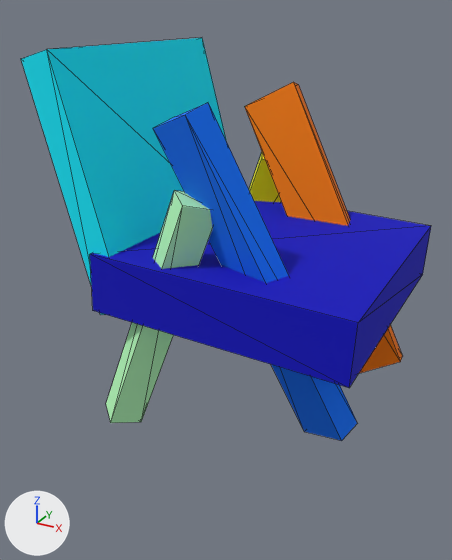
The OBJ model train_preds/train_0_6cfc437d8ec6ce7413d48601aed73697.obj as it was, and as the next commit left it.
Both versions are drawn from a camera (50 mm lens) standing at (0.49, -0.993, 0.413) and looking at (-0.033, -0.041, -0.063). Lighting does not change. The marker at lower left points along +X, +Y and +Z. Mesh edges are drawn as thin lines. Where no turn or scale is listed for an object, it has been applied to the vertices.

In view in the first picture: 'train_0_6cfc437d8ec6ce7413d48601aed73697'.
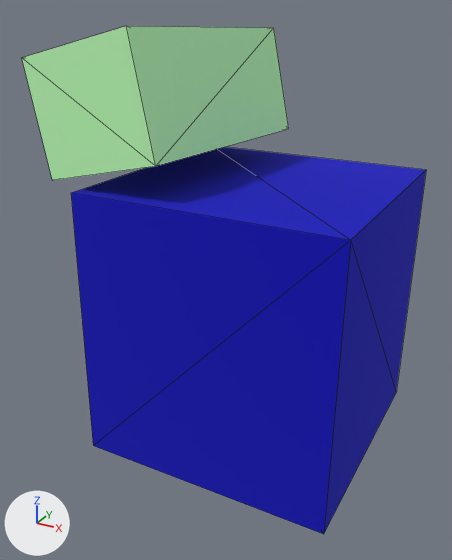
Boxes (x1, y1, x2, y2) around the edits, measured in the pictures (452 x 560 px):
'train_0_6cfc437d8ec6ce7413d48601aed73697', recoloured, reshaped (cyan to blue, 26% taller)
    before: (21, 38, 431, 441)
    after: (22, 26, 426, 534)
part 1 of me_train_0_6cfc437d8ec6ce7413d48601aed73697, rebuilt
    before: (21, 38, 227, 315)
    after: (22, 26, 289, 180)
part 2 of me_train_0_6cfc437d8ec6ce7413d48601aed73697, deleted (blue)
    before: (90, 201, 431, 388)
part 3 of me_train_0_6cfc437d8ec6ce7413d48601aed73697, deleted (yellow)
    before: (249, 153, 281, 202)
part 4 of me_train_0_6cfc437d8ec6ce7413d48601aed73697, deleted (blue)
    before: (153, 103, 357, 441)
part 5 of me_train_0_6cfc437d8ec6ce7413d48601aed73697, deleted (orange)
    before: (245, 82, 402, 373)
part 6 of me_train_0_6cfc437d8ec6ce7413d48601aed73697, deleted (green)
    before: (106, 190, 213, 423)
part 7 of me_train_0_6cfc437d8ec6ce7413d48601aed73697, added (blue)
    after: (71, 147, 426, 534)

What changed in the scene script:
```text
Change mat_m1:
    mat_m1.base_color: (0.0, 0.172, 1.0) -> (0.516, 1.0, 0.484)  # blue #0073ff -> green #beffb9
Change me_train_0_6cfc437d8ec6ce7413d48601aed73697:
    used by ob_train_0_6cfc437d8ec6ce7413d48601aed73697; location = (0.0, 0.0, 0.0)
    remove me_train_0_6cfc437d8ec6ce7413d48601aed73697.from_pydata(...)  # 48 vertices, 72 faces; spans x -0.289..0.283, y -0.251..0.256, z -0.318..0.352
    add me_train_0_6cfc437d8ec6ce7413d48601aed73697.from_pydata(...)  # 16 vertices, 24 faces; spans x -0.309..0.26, y -0.249..0.239, z -0.383..0.386
    me_train_0_6cfc437d8ec6ce7413d48601aed73697 part 1: the loose piece of 8 vertices spanning x -0.289..-0.111, y -0.242..0.212, z -0.082..0.352 is rebuilt with 8 vertices and now spans x -0.309..-0.029, y -0.233..0.236, z 0.129..0.386, in mat_m1 (green #beffb9)
    me_train_0_6cfc437d8ec6ce7413d48601aed73697 part 2: the loose piece of 8 vertices spanning x -0.186..0.283, y -0.251..0.237, z -0.091..0.034 is deleted
    me_train_0_6cfc437d8ec6ce7413d48601aed73697 part 3: the loose piece of 8 vertices spanning x -0.228..-0.012, y 0.165..0.256, z -0.318..0.124 is deleted
    me_train_0_6cfc437d8ec6ce7413d48601aed73697 part 4: the loose piece of 8 vertices spanning x -0.07..0.26, y -0.234..-0.074, z -0.287..0.285 is deleted
    me_train_0_6cfc437d8ec6ce7413d48601aed73697 part 5: the loose piece of 8 vertices spanning x -0.105..0.277, y 0.085..0.218, z -0.287..0.277 is deleted
    me_train_0_6cfc437d8ec6ce7413d48601aed73697 part 6: the loose piece of 8 vertices spanning x -0.199..0.034, y -0.249..-0.153, z -0.317..0.15 is deleted
    me_train_0_6cfc437d8ec6ce7413d48601aed73697 part 7
    8 vertices are added at x -0.22..0.26, y -0.249..0.239, z -0.383..0.132
    12 new faces join them, mat_m0 (blue #0000be)
    remove me_train_0_6cfc437d8ec6ce7413d48601aed73697.materials.append(mat_m2)  # cyan #00ebff
    remove me_train_0_6cfc437d8ec6ce7413d48601aed73697.materials.append(mat_m3)  # green #b9ffbe
    remove me_train_0_6cfc437d8ec6ce7413d48601aed73697.materials.append(mat_m4)  # yellow #ffef00
    remove me_train_0_6cfc437d8ec6ce7413d48601aed73697.materials.append(mat_m5)  # orange #ff7c00
```
